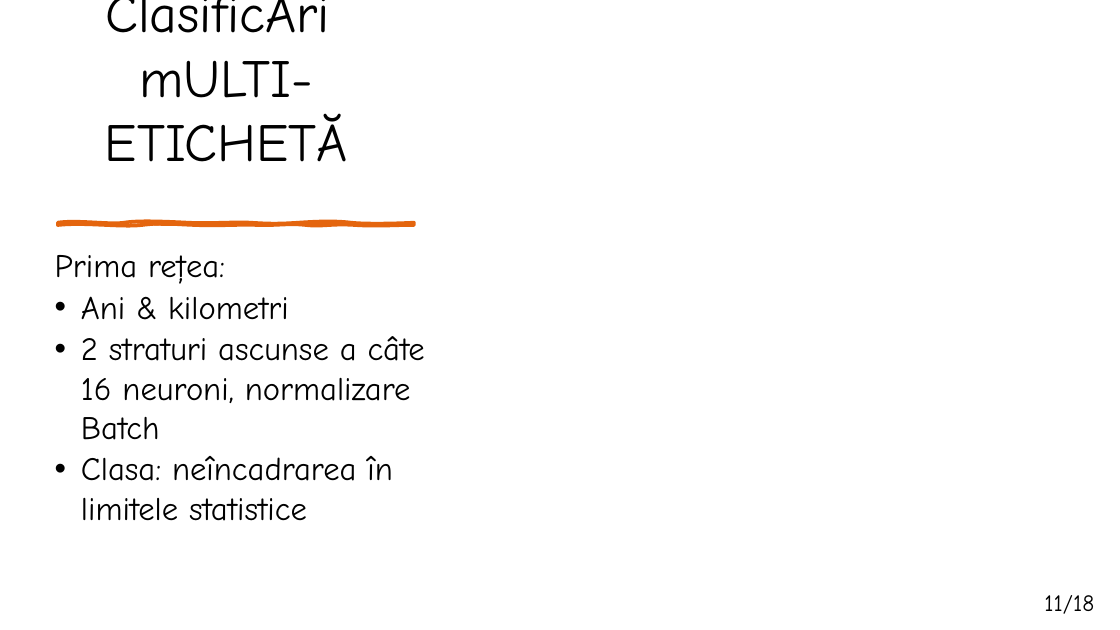
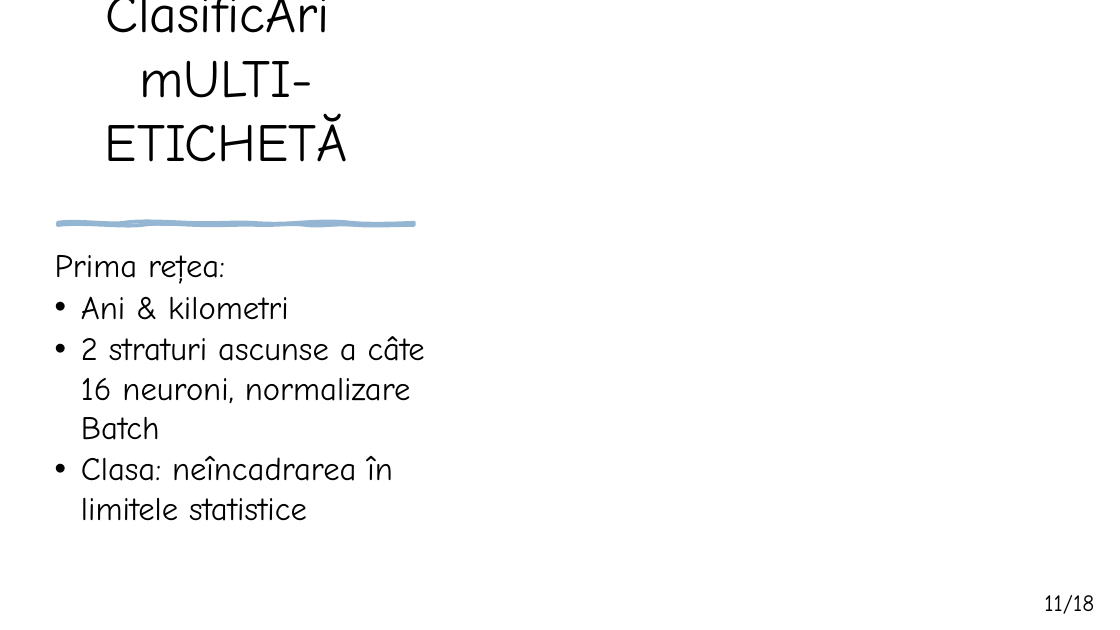
Before and after one commit to matei-rares-a/acas, a slide deck: slide 11 of docs/prezentare/matei_rares_prezentare - Copy.pptx. Drawn at 1120x630 pixels with LibreOffice and Linux fonts; fonts in the diff are those of the drawing. Boxes give left, top, right and bottom in pixels: in the first picture for what was removed or moved away, otherwise in the second. Text is boxed around its words. In the diff, an @@ line names an element or a change of style, - is before the commit and + after.

```diff
--- a/docs/prezentare/matei_rares_prezentare - Copy.pptx
+++ b/docs/prezentare/matei_rares_prezentare - Copy.pptx
@@ freeform shape at bbox=[58, 223, 414, 225]: fill #E4650E to #94B6D2; outline #E4650E 3 pt to #94B6D2 3 pt @@
```
Also in this commit, not shown: 15 other slides changed.
